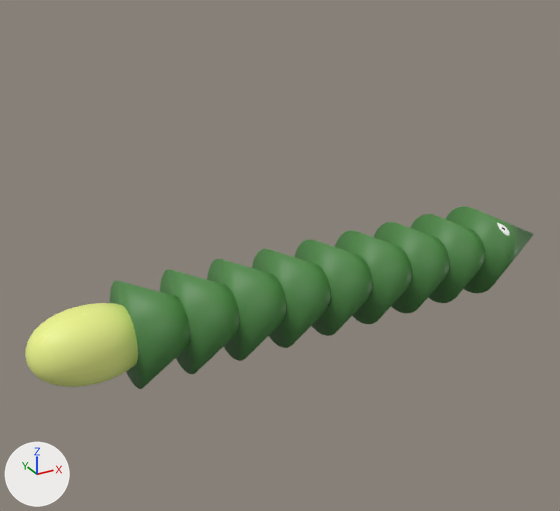
The FBX model Pokemon/Assets/modeller/Lavicu.fbx, before and after one commit.
The view is the same before and after, from a 50 mm lens placed at (-8.0, -12.06, 6.92), pointed at (-1.01, 0.65, 0.57). The lights are fixed; the arrows at lower left show +X, +Y and +Z. Where no turn or scale is listed for an object, it has been applied to the vertices.
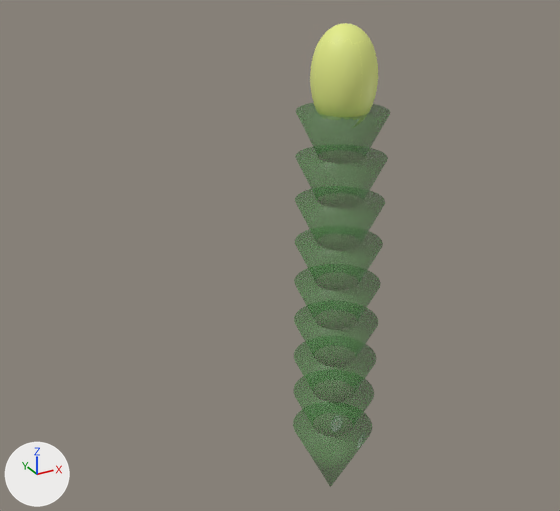
Edits to the scene script, one JSON object a line:
```json
{"op": "set", "path": "img_lavicu_fbm", "old": "load_image('Lavicu.fbm', '_unpacked/Lavicu.fbm', 2048, 2048, 'sRGB')", "new": "load_image('Lavicu.fbm', '../Modeller/Lavicu/Lavicu.png', 2048, 2048, 'Non-Color')"}
{"op": "add", "block": "img_lavicu_png", "code": ["img_lavicu_png = load_image('Lavicu.png', '../Modeller/Lavicu/Lavicu.png', 2048, 2048, 'sRGB')"]}
{"block": "mat_material_001", "where": "n2 = _N.new('ShaderNodeTexImage'); n2.name = 'Image Texture'"}
{"op": "set", "path": "n2.image", "old": "img_lavicu_fbm", "new": "img_lavicu_png"}
{"op": "add", "block": "mat_material_001", "code": "n3 = _N.new('ShaderNodeTexImage'); n3.name = 'Image Texture.001'"}
{"op": "add", "block": "mat_material_001", "code": "n3.image = img_lavicu_fbm"}
{"block": "mat_material_001", "where": "n0 = _N.new('ShaderNodeBsdfPrincipled'); n0.name = 'Principled BSDF'"}
{"op": "remove", "block": "mat_material_001", "code": "_L.new(n2.outputs[1], n0.inputs[4])  # 'Alpha' to 'Alpha'"}
{"op": "add", "block": "mat_material_001", "code": "_L.new(n3.outputs[0], n0.inputs[4])  # 'Color' to 'Alpha'"}
{"block": "me_cone_022", "where": "me_cone_022.from_pydata(...)  # 683 vertices, 681 faces; spans x -6.29..5.5, y -1.0..1.0, z -1.0..1.0"}
{"block": "me_cone_022", "where": "# used by ob_cone_002; location = (0.0, 0.0, 0.0)"}
{"block": "me_cone_022", "change": "me_cone_022 part 1: the whole mesh is multiplied about its middle by the matrix ((0.0, -0.15, 0.871), (0.0, 0.871, 0.15), (-0.884, 0.0, 0.0)), then moved by (0.37, 0.0, -0.07)"}
```

What differs and where, as boxes [x1, y1, x2, y2] in the pictures (560 x 511 px):
```json
{"object": "Cone.002", "change": "surface changed, reshaped", "before": [25, 206, 534, 389], "after": [295, 23, 378, 475]}
```
